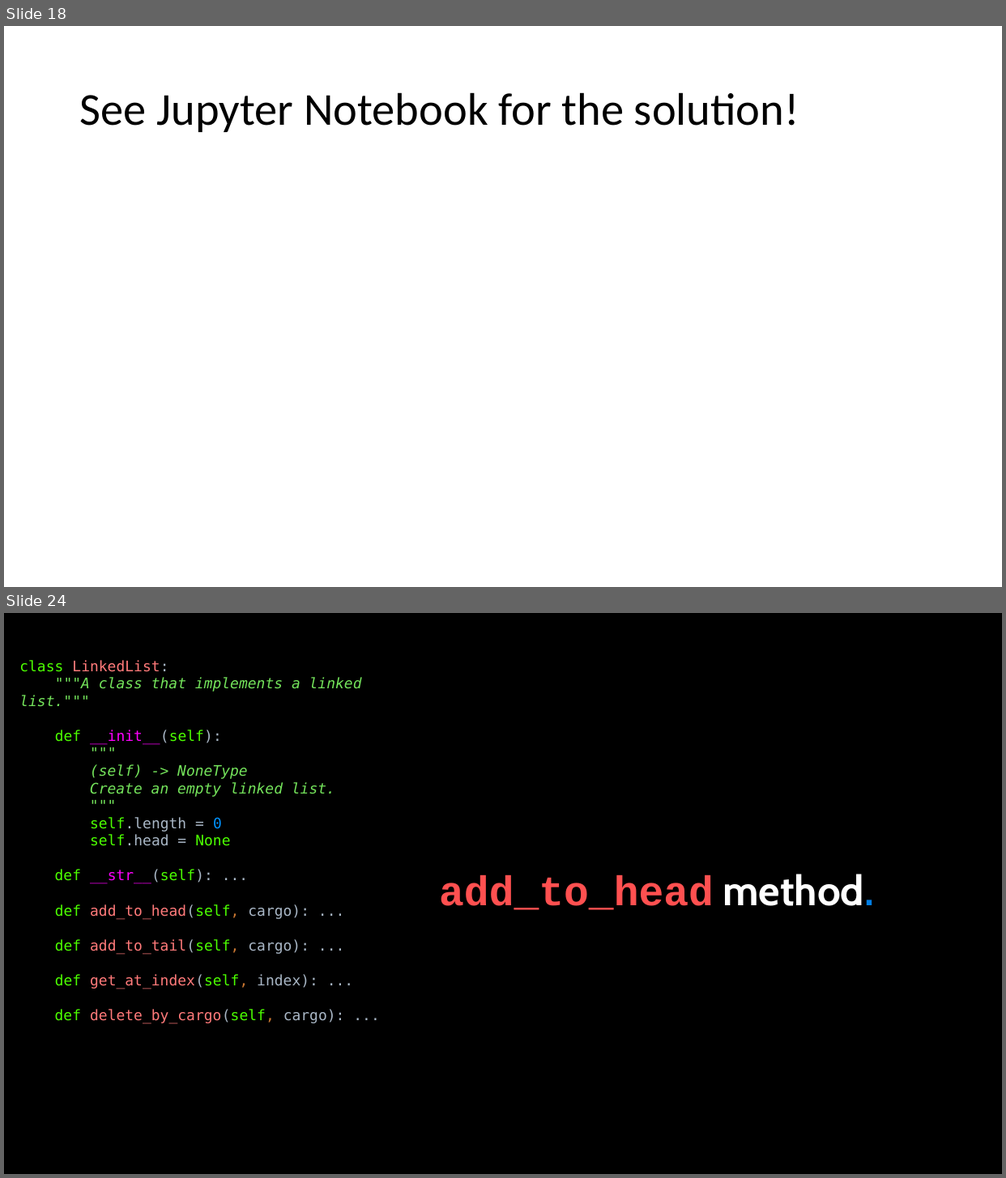
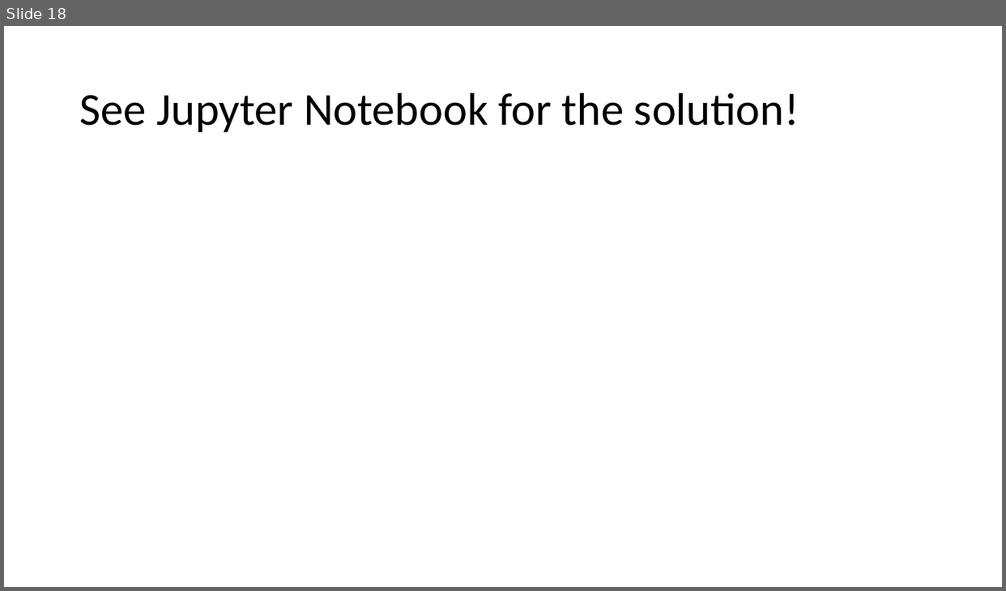
Before and after one commit to APS106/APS106-winter-2022-material, a slide deck: lectures/week 13/lecture2/slides/Final_Exam_Review_Instructors.pptx. Shown one above the other, each under a label of ours: slides 18 and 24 before the commit, slide 18 after it; the slides between them are not shown. The pictures are 1006x1178 and 1006x591 pixels, drawn with LibreOffice and Linux fonts; fonts in the diff are those of the drawing; background and template pictures are left out. Boxes give left, top, right and bottom in pixels: in the first picture for what was removed or moved away, otherwise in the second. Text is boxed around its words. In the diff, an @@ line names an element or a change of style, - is before the commit and + after.

```diff
--- a/lectures/week 13/lecture2/slides/Final_Exam_Review_Instructors.pptx
+++ b/lectures/week 13/lecture2/slides/Final_Exam_Review_Instructors.pptx
@@ slide 24 removed at bbox=[4, 613, 1002, 1174], background picture (left out) @@
@@ text removed at bbox=[19, 660, 362, 1024] @@
-class LinkedList:
-"""A class that implements a linked list."""
-def __init__(self):
-"""
-(self) -> NoneType
-Create an empty linked list.
-"""
-self.length = 0
-self.head = None
-def __str__(self): ...
-def add_to_head(self, cargo): ...
-def add_to_tail(self, cargo): ...
-def get_at_index(self, index): ...
-def delete_by_cargo(self, cargo): ...
@@ text removed at bbox=[439, 874, 874, 910] @@
-add_to_head method.
```
Also in this commit, not shown: 2 slides changed, 58 other slides removed.
